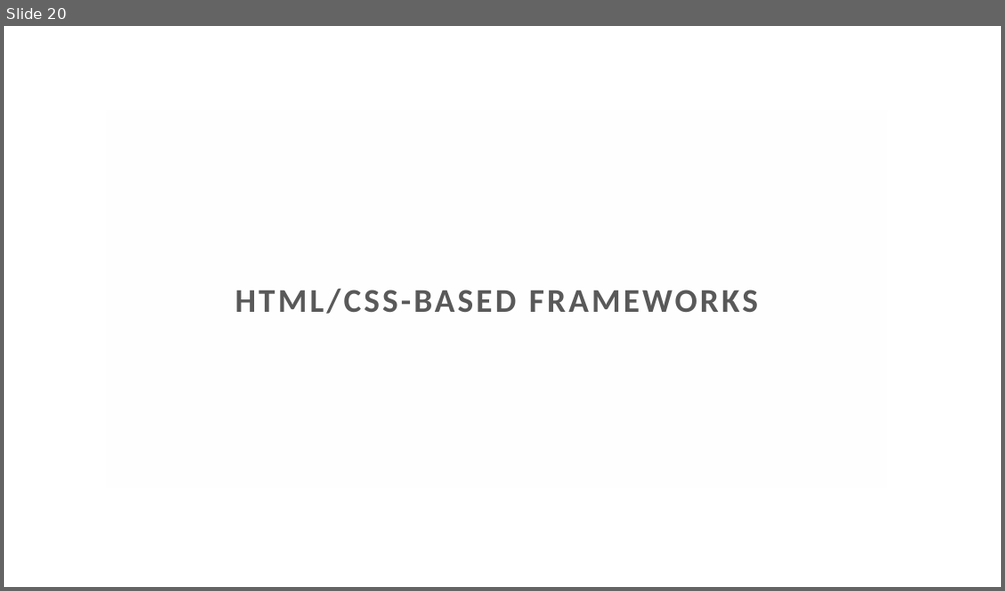
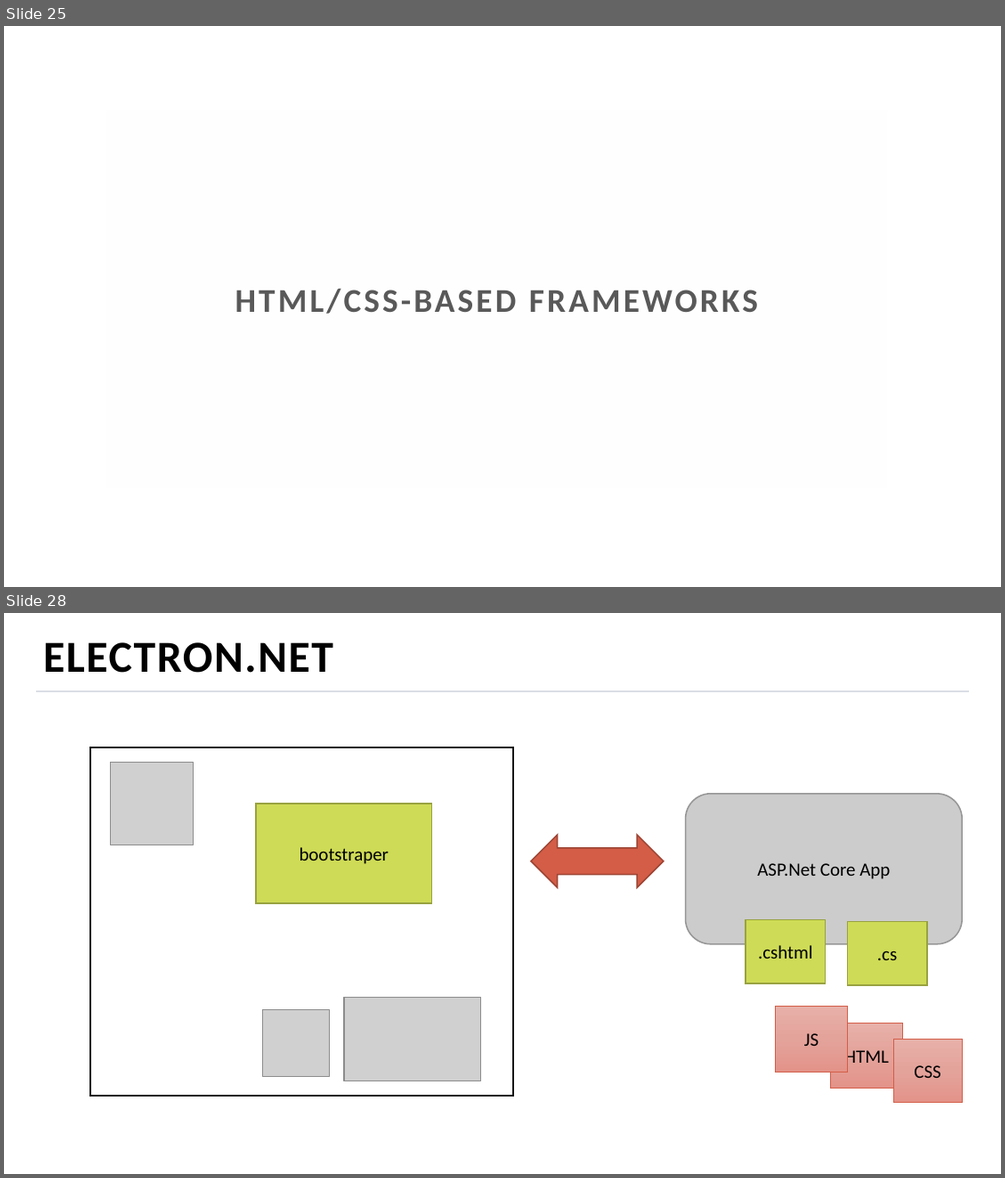
Before and after one commit to MihailRomanov/TechTalks_GUI_in_Net, a slide deck: presentation.pptx. Shown one above the other, each under a label of ours: slide 20 before the commit, slides 25 and 28 after it; the slides between them are not shown. The pictures are 1005x591 and 1005x1178 pixels, drawn with LibreOffice and Linux fonts; fonts in the diff are those of the drawing; grey boxes stand for pictures; background and template pictures are left out. Boxes give left, top, right and bottom in pixels: in the first picture for what was removed or moved away, otherwise in the second. Text is boxed around its words. In the diff, an @@ line names an element or a change of style, - is before the commit and + after.

```diff
--- a/presentation.pptx
+++ b/presentation.pptx
@@ slide 28 added at (x1=4, y1=613, x2=1001, y2=1174), background picture (left out) @@
@@ title added at (x1=43, y1=642, x2=333, y2=673), 32 pt, text #000000, bold @@
+ELECTRON.NET
@@ line added from (36, 690) to (969, 690), #DADEE5 1.5 pt @@
@@ rectangle added at (x1=90, y1=747, x2=513, y2=1095), fill #FFFFFF, outline #141414 1 pt @@
@@ picture added at (x1=111, y1=763, x2=194, y2=845) @@
@@ rounded rectangle added at (x1=686, y1=794, x2=962, y2=944), fill #CCCCCC, outline #979797 1 pt, 13.5 pt, text #000000 @@
+ASP.Net Core App
@@ rectangle added at (x1=255, y1=803, x2=431, y2=903), fill #CEDB56, outline #98A240 1 pt, 13.5 pt, text #000000 @@
+bootstraper
@@ left right arrow added at (x1=531, y1=835, x2=663, y2=887), fill #D35D47, outline #9C4535 1 pt @@
@@ rectangle added at (x1=745, y1=920, x2=825, y2=984), fill #CEDB56, outline #98A240 1 pt, 13.5 pt, text #000000 @@
+.cshtml
@@ rectangle added at (x1=848, y1=922, x2=927, y2=986), fill #CEDB56, outline #98A240 1 pt, 13.5 pt, text #000000 @@
+.cs
@@ picture added at (x1=262, y1=1010, x2=329, y2=1077) @@
@@ picture added at (x1=344, y1=997, x2=480, y2=1080) @@
@@ rectangle added at (x1=776, y1=1005, x2=848, y2=1072), fill gradient #E8B0AA to #E3A39C to #E39389, outline #D35D47 0.5 pt, 13.5 pt, text #000000 @@
+JS
@@ rectangle added at (x1=830, y1=1022, x2=902, y2=1087), fill gradient #E8B0AA to #E3A39C to #E39389, outline #D35D47 0.5 pt, 13.5 pt, text #000000 @@
+HTML
@@ rectangle added at (x1=893, y1=1038, x2=962, y2=1103), fill gradient #E8B0AA to #E3A39C to #E39389, outline #D35D47 0.5 pt, 13.5 pt, text #000000 @@
+CSS
@@ what was slide 20 is now slide 25 @@
```
Also in this commit, not shown: 4 slides changed, 9 other slides added, 4 slides removed.
